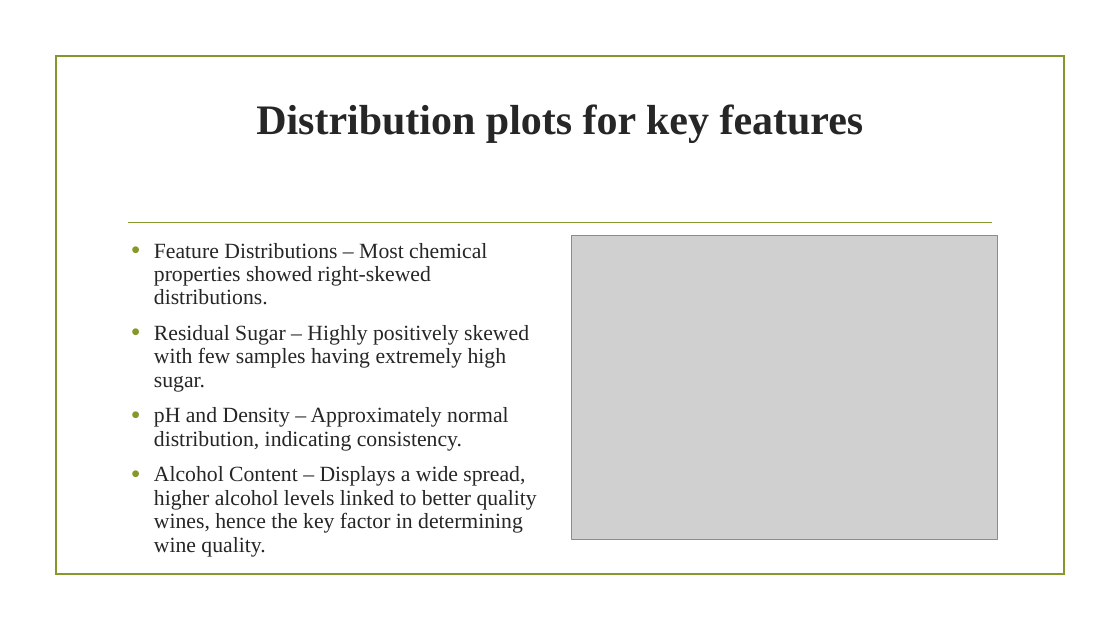
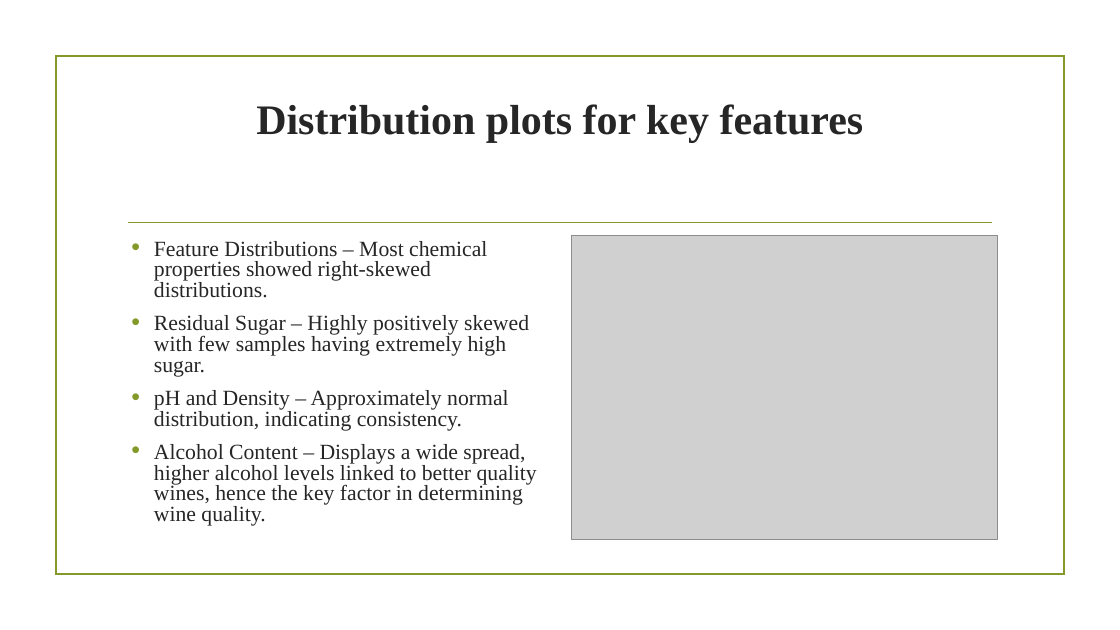
Before and after one commit to ramindersinghusd/m7, a slide deck: slide 6 of Predicting Wine Quality Using Machine Learning.pptx (slide 5 before the commit). Drawn at 1120x630 pixels with LibreOffice and Linux fonts; fonts in the diff are those of the drawing; grey boxes stand for pictures; background and template pictures are left out. Boxes give left, top, right and bottom in pixels: in the first picture for what was removed or moved away, otherwise in the second. Text is boxed around its words. In the diff, an @@ line names an element or a change of style, - is before the commit and + after.

```diff
--- a/Predicting Wine Quality Using Machine Learning.pptx
+++ b/Predicting Wine Quality Using Machine Learning.pptx
@@ text "Feature Distributions – Most chemical ..." at (154, 241, 537, 526): line spacing 0.9 to 0.8 @@
```
Also in this commit, not shown: 3 other slides changed, 1 slide added, 3 other files.
